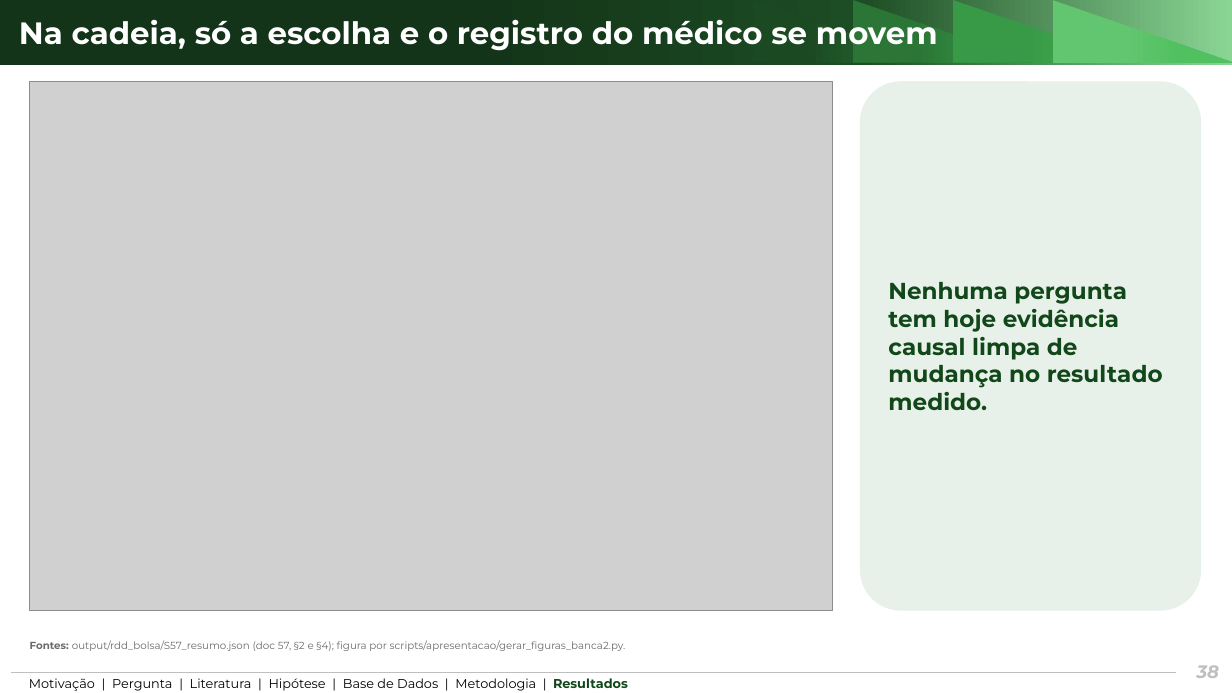
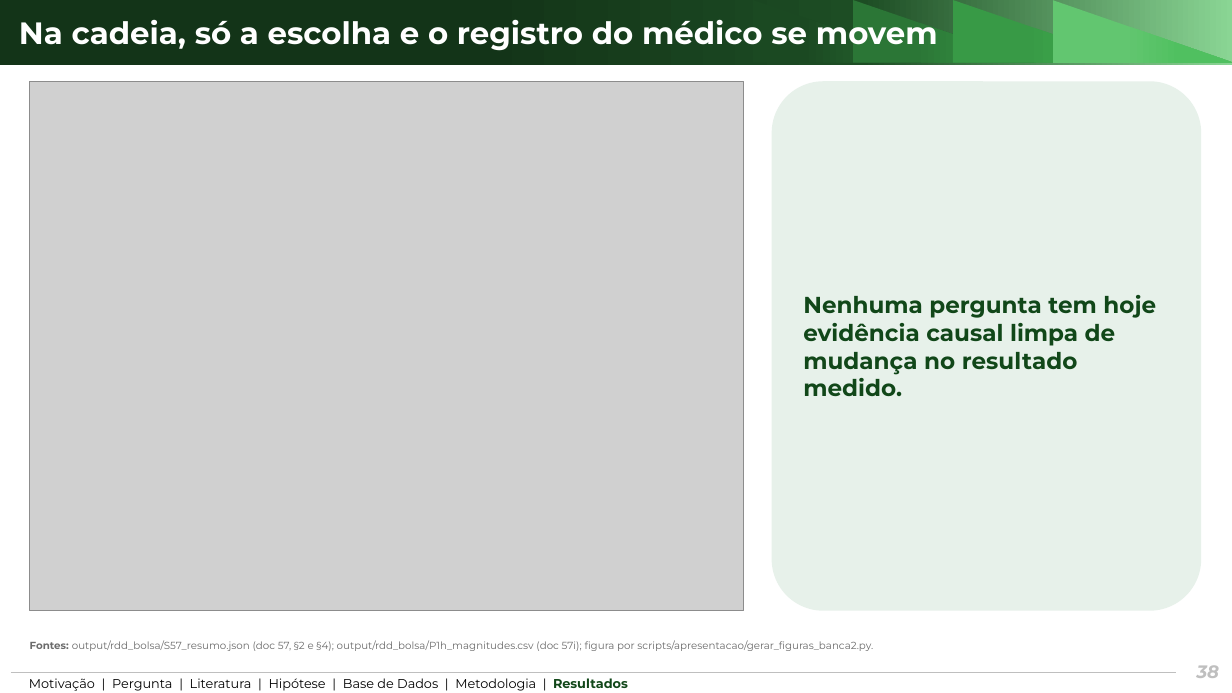
Before and after one commit to ka1victor/impact-eval-health-econ-pmme, a slide deck: slide 38 of output/apresentacao_banca2/deck_banca2_proposta.pptx. Drawn at 1232x693 pixels with LibreOffice and Linux fonts; fonts in the diff are those of the drawing; grey boxes stand for pictures; background and template pictures are left out. Boxes give left, top, right and bottom in pixels: in the first picture for what was removed or moved away, otherwise in the second. Text is boxed around its words. In the diff, an @@ line names an element or a change of style, - is before the commit and + after.

```diff
--- a/output/apresentacao_banca2/deck_banca2_proposta.pptx
+++ b/output/apresentacao_banca2/deck_banca2_proposta.pptx
@@ picture: place and size @@
-picture at [30, 81, 833, 611]
+picture at [30, 81, 744, 611]
@@ rounded rectangle "Nenhuma pergunta tem hoje evidência ...": place and size @@
-rounded rectangle "Nenhuma pergunta tem hoje evidência ..." at [860, 81, 1202, 611]
+rounded rectangle "Nenhuma pergunta tem hoje evidência ..." at [772, 81, 1202, 611]
@@ text at [30, 640, 873, 651]: text changed @@
-Fontes: output/rdd_bolsa/S57_resumo.json (doc 57, §2 e §4); figura por scripts/apresentacao/gerar_figuras_banca2.py.
+Fontes: output/rdd_bolsa/S57_resumo.json (doc 57, §2 e §4); output/rdd_bolsa/P1h_magnitudes.csv (doc 57i); figura por scripts/apresentacao/gerar_figuras_banca2.py.
```
Also in this commit, not shown: 3 other slides changed, 16 other files.
